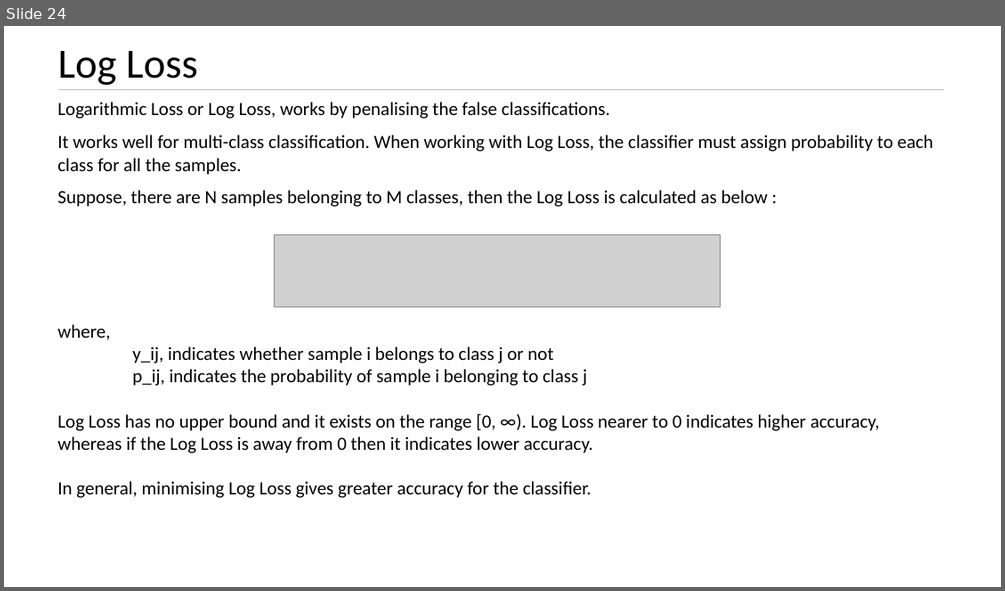
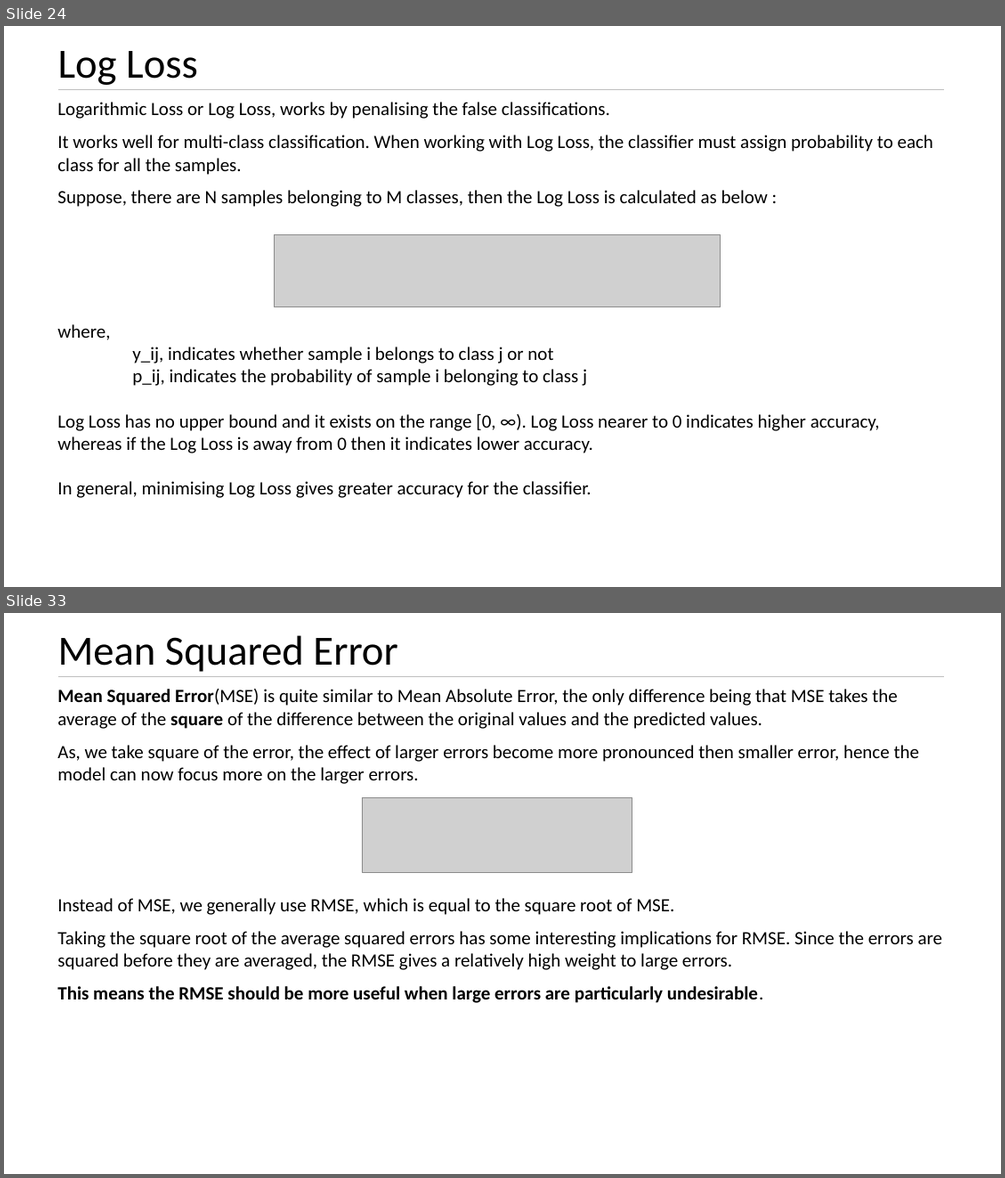
Before and after one commit to kushkul/Intro-to-Analytics, a slide deck: Machine Learning/Lesson 10 Performance Metrics.pptx. Shown one above the other, each under a label of ours: slide 24 before the commit, slides 24 and 33 after it; the slides between them are not shown. The pictures are 1005x591 and 1005x1178 pixels, drawn with LibreOffice and Linux fonts; fonts in the diff are those of the drawing; grey boxes stand for pictures. Boxes give left, top, right and bottom in pixels: in the first picture for what was removed or moved away, otherwise in the second. Text is boxed around its words. In the diff, an @@ line names an element or a change of style, - is before the commit and + after.

```diff
--- a/Machine Learning/Lesson 10 Performance Metrics.pptx
+++ b/Machine Learning/Lesson 10 Performance Metrics.pptx
@@ slide 33 added at [4, 613, 1001, 1174], background #FFFFFF @@
@@ text added at [58, 635, 397, 672], 40 pt, text #000000 @@
+Mean Squared Error
@@ text added at [57, 689, 943, 1003], 18 pt, text #000000 @@
+Mean Squared Error(MSE) is quite similar to Mean Absolute Error, the only difference being that MSE takes the average of the square of the difference between the original values and the predicted values.
+As, we take square of the error, the effect of larger errors become more pronounced then smaller error, hence the model can now focus more on the larger errors.
+Instead of MSE, we generally use RMSE, which is equal to the square root of MSE.
+Taking the square root of the average squared errors has some interesting implications for RMSE. Since the errors are squared before they are averaged, the RMSE gives a relatively high weight to large errors.
+This means the RMSE should be more useful when large errors are particularly undesirable.
@@ line added from (58, 676) to (945, 676), #BFBFBF 0.5 pt @@
@@ picture added at [362, 798, 632, 873] @@
```
Also in this commit, not shown: 1 slide changed, 9 other slides added.
